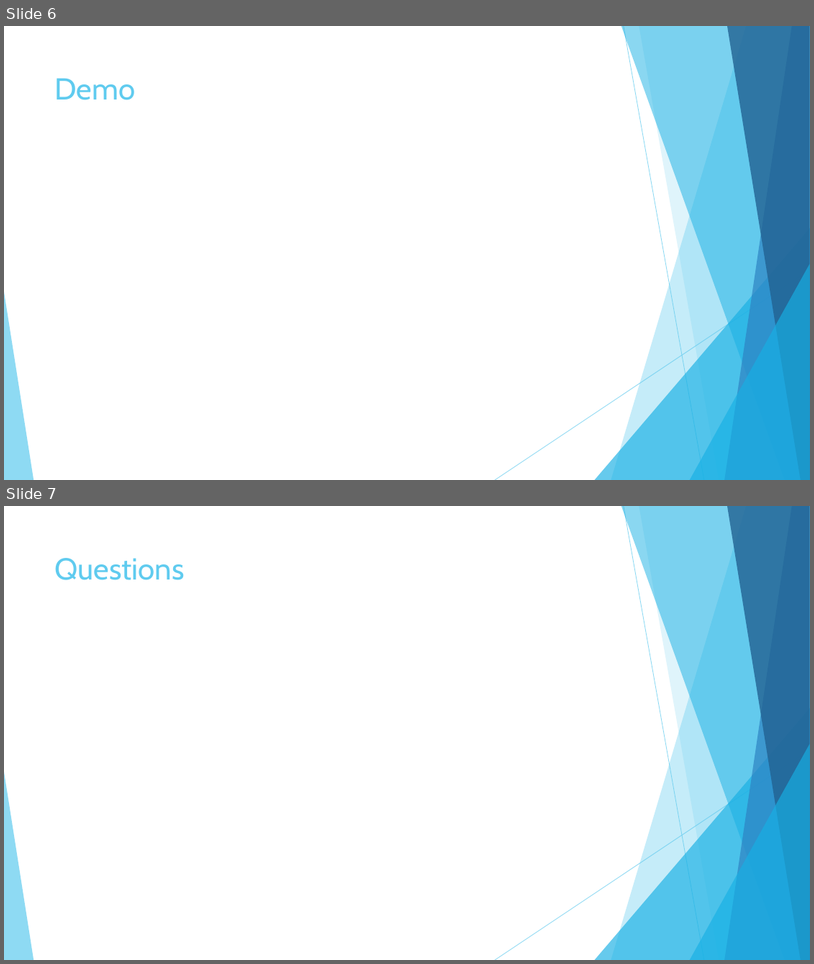
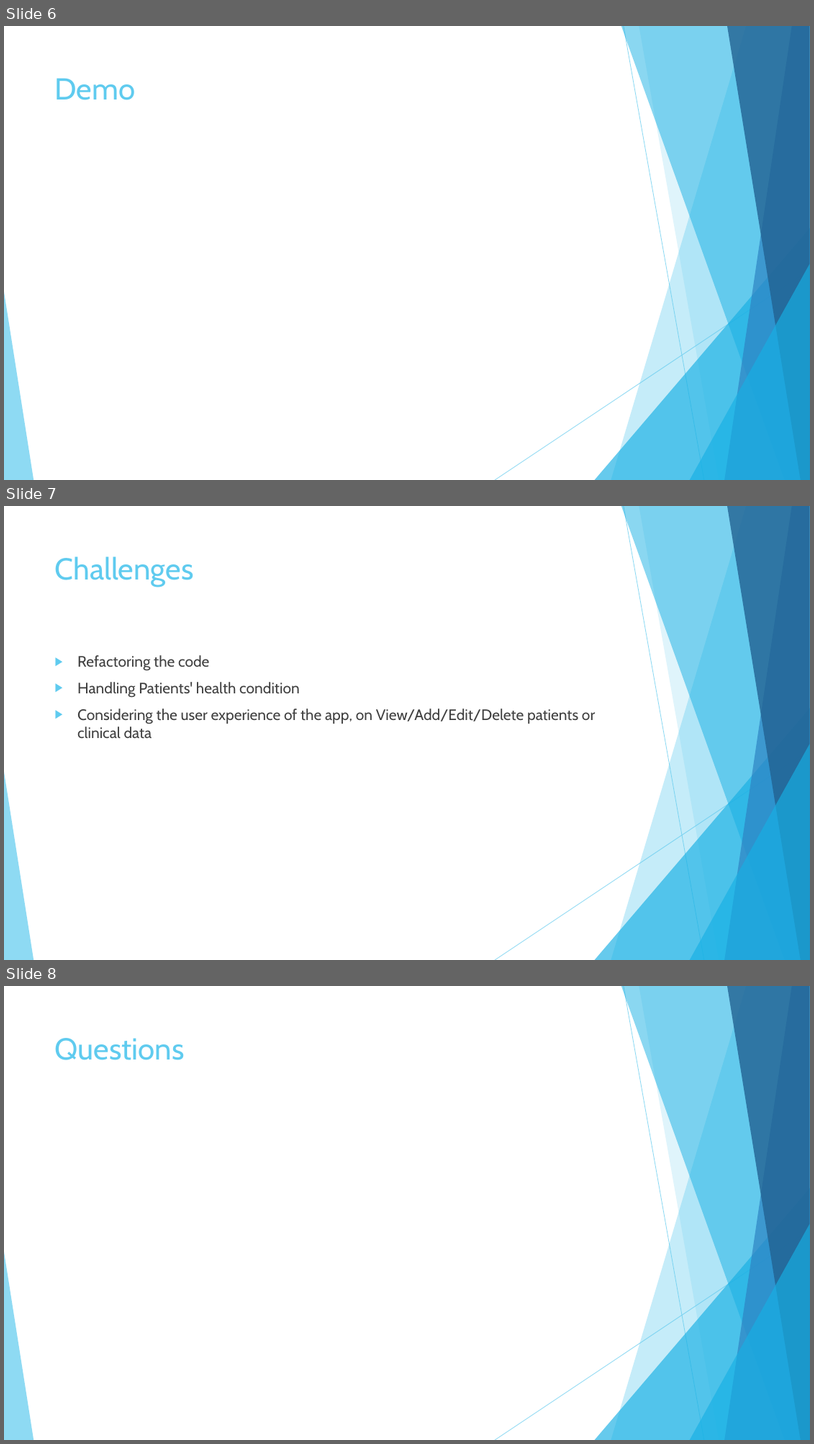
Before and after one commit to Minionb/MAPD712-Project-Group7, a slide deck: Documents/MAPD712_Team7_Project_Presentation.pptx. Shown one above the other, each under a label of ours: slides 6 and 7 before the commit, slides 6, 7 and 8 after it. The pictures are 814x964 and 814x1444 pixels, drawn with LibreOffice and Linux fonts; fonts in the diff are those of the drawing. Boxes give left, top, right and bottom in pixels: in the first picture for what was removed or moved away, otherwise in the second. Text is boxed around its words. In the diff, an @@ line names an element or a change of style, - is before the commit and + after.

Commit message:
Modified ppt

```diff
--- a/Documents/MAPD712_Team7_Project_Presentation.pptx
+++ b/Documents/MAPD712_Team7_Project_Presentation.pptx
@@ slide 7 added at (x1=4, y1=506, x2=810, y2=960), background #FFFFFF; not listed: 10 template elements that a slide beside it also shows @@
@@ title added at (x1=55, y1=556, x2=194, y2=587), 36 pt, text #5FCBEF @@
+Challenges
@@ text added at (x1=77, y1=655, x2=595, y2=738), 18 pt, text #404040 @@
+▶ Refactoring the code
+▶ Handling Patients' health condition
+▶ Considering the user experience of the app, on View/Add/Edit/Delete patients or clinical data
@@ what was slide 7 is now slide 8 @@
```
Also in this commit, not shown: 1 slide changed.
